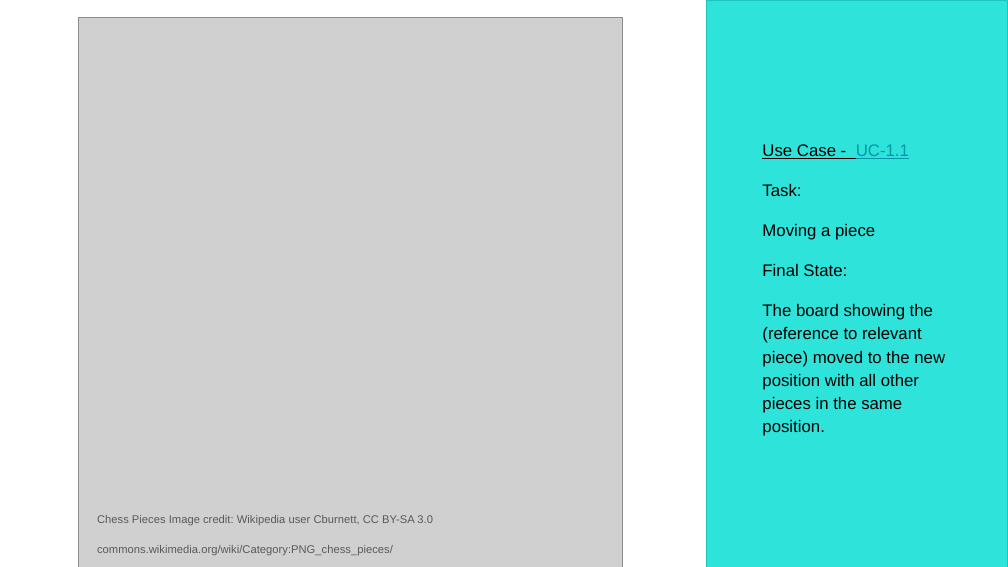
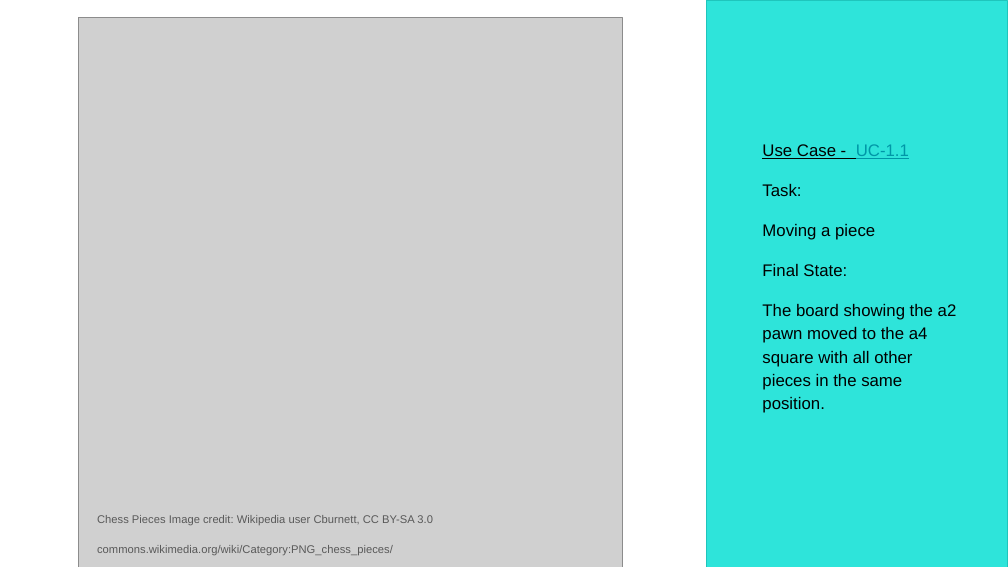
Before and after one commit to Skadoot/GP9, a slide deck: slide 11 of docs/ui_spec/UI-Spec-Pres-GP9.pptx. Drawn at 1008x567 pixels with LibreOffice and Linux fonts; fonts in the diff are those of the drawing; grey boxes stand for pictures. Boxes give left, top, right and bottom in pixels: in the first picture for what was removed or moved away, otherwise in the second. Text is boxed around its words. In the diff, an @@ line names an element or a change of style, - is before the commit and + after.

```diff
--- a/docs/ui_spec/UI-Spec-Pres-GP9.pptx
+++ b/docs/ui_spec/UI-Spec-Pres-GP9.pptx
@@ text at box(762, 304, 957, 413): text changed @@
-The board showing the (reference to relevant piece) moved to the new position with all other pieces in the same position.
+The board showing the a2 pawn moved to the a4 square with all other pieces in the same position.
```
Also in this commit, not shown: 10 other slides changed, 3 slides added, 6 other files.
